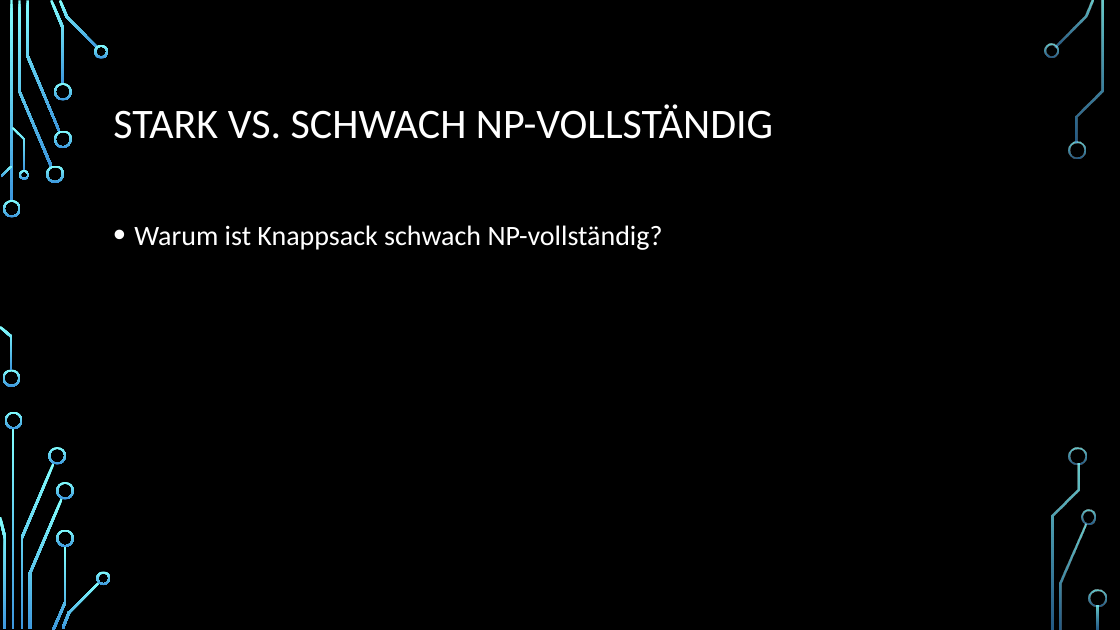
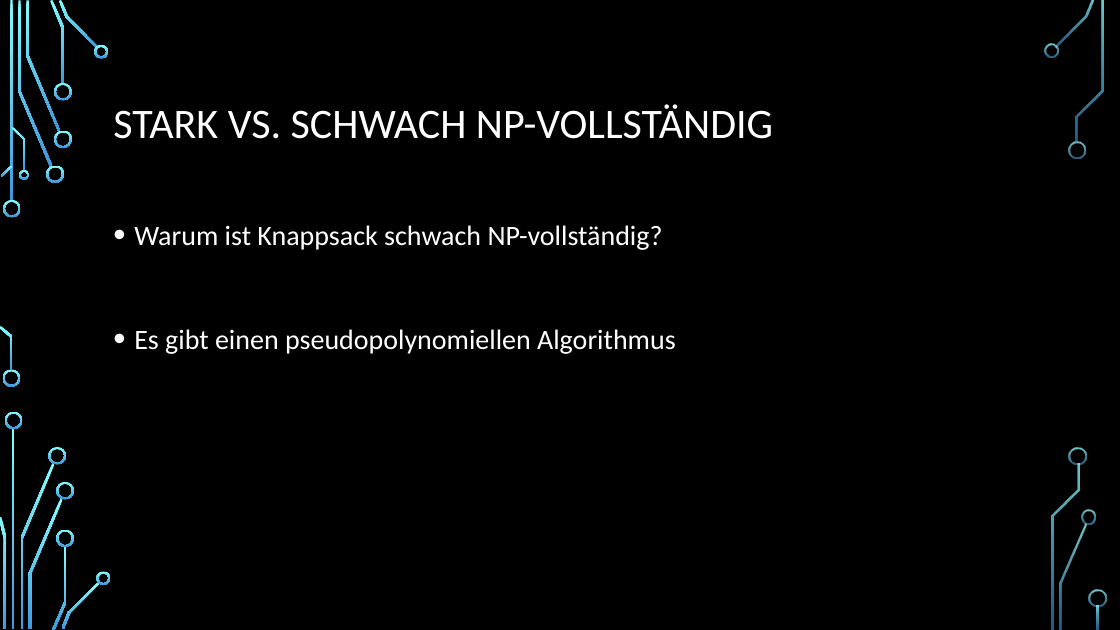
Before and after one commit to Seppl2202/Pseudopolynomielle-Algorithmen, a slide deck: slide 19 of Pseudopolynomielle Algorithmen.pptx. Drawn at 1120x630 pixels with LibreOffice and Linux fonts; fonts in the diff are those of the drawing; background and template pictures are left out. Boxes give left, top, right and bottom in pixels: in the first picture for what was removed or moved away, otherwise in the second. Text is boxed around its words. In the diff, an @@ line names an element or a change of style, - is before the commit and + after.

```diff
--- a/Pseudopolynomielle Algorithmen.pptx
+++ b/Pseudopolynomielle Algorithmen.pptx
@@ text at (x1=134, y1=329, x2=676, y2=354): paragraph added @@
+• Es gibt einen pseudopolynomiellen Algorithmus
```
Also in this commit, not shown: 1 other slide changed.
